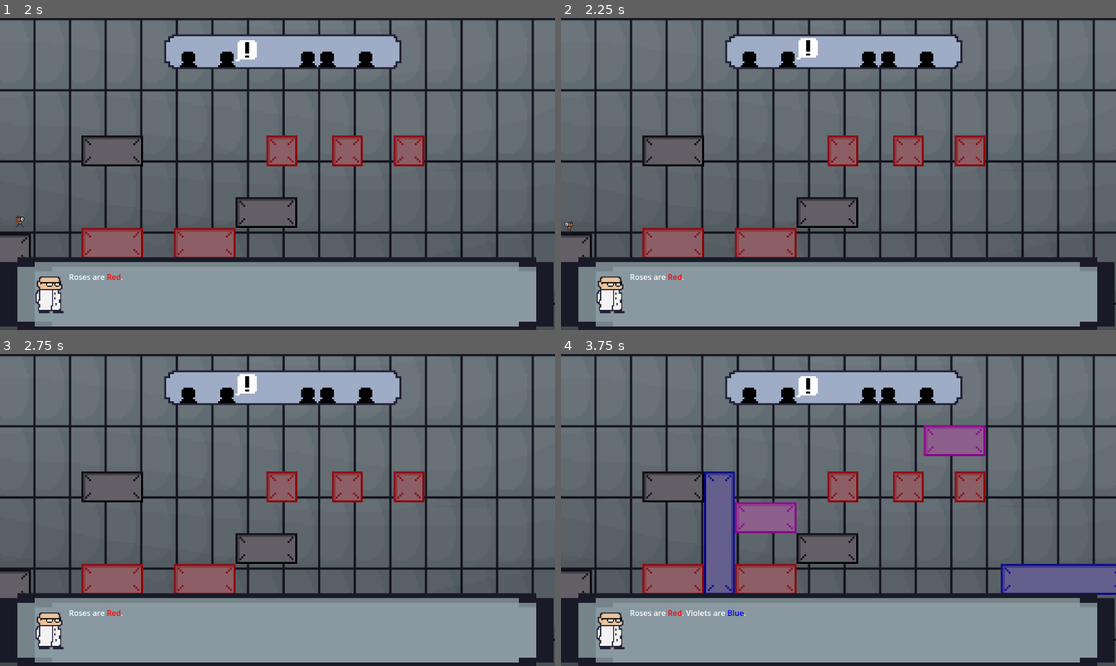
Above: before the commit, frames 1-4 (two rows, left to right).
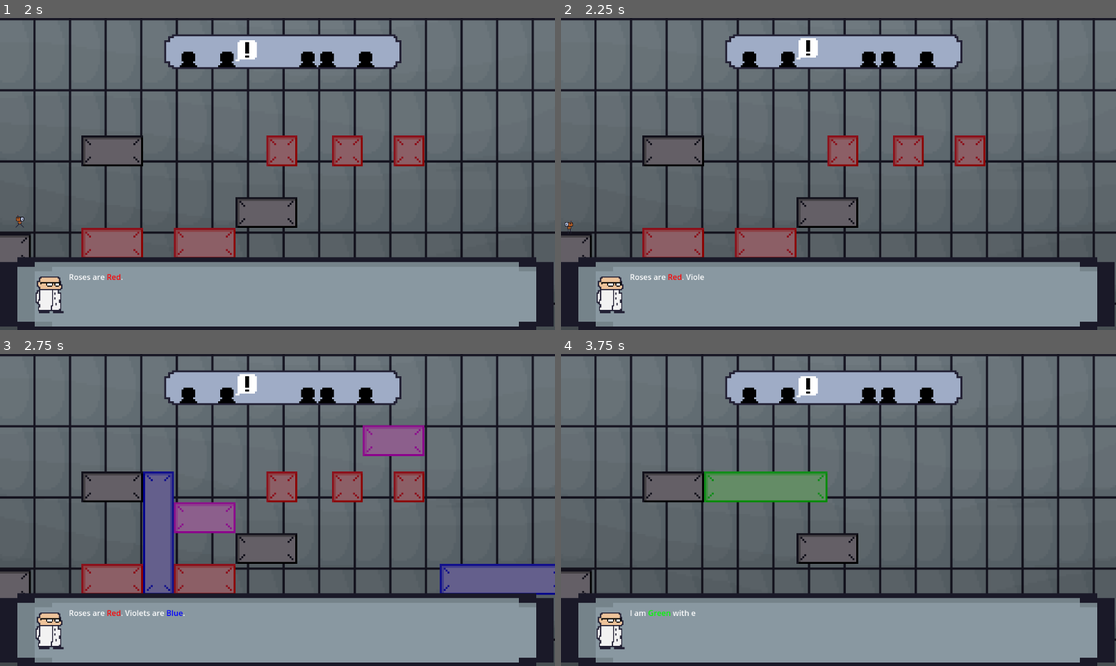
Above: after the commit, the same moments.

Repository: Gamnraa/gmtk2025
Game: Godot game, scene res://MainScene.tscn
The game is run twice, just before and just after one commit, with the same random seed, the same clock (stepped at 60 frames per second) and the same inputs.
Inputs:
- Up to frame 1 (2 s): tap Enter (enter) at 0.5, 0.6, 1.35 s; hold D (right) from 0.53 s (still down); tap Space (jump) at 0.77, 1.52 s
- Up to frame 2 (2.25 s): release D (right) at 2.03 s; hold A (left) from 2.03 s (still down); tap Enter (enter) at 2.1 s
- Up to frame 3 (2.75 s): keep holding A (left)
- Up to frame 4 (3.75 s): release A (left) at 2.78 s; hold D (right) from 2.78 s (still down); tap Enter (enter) at 2.85, 3.6 s; tap Space (jump) at 3.02 s

Frame 1 is identical in both runs. In frame 2, less than 0.1% of the frame differs, in the area x 22-26%, y 81-84%; in frame 3, 6.5%; in frame 4, 12%, in the area x 12-100%, y 22-84%.

Commit message:
Dialogue 4 + changes to base wait time

Diff:
--- a/Scripts/dialogue_box.gd
+++ b/Scripts/dialogue_box.gd
@@ -17,27 +17,27 @@
 		["SET", "The trees that provide us with oxygen, the vegetables we consume: Green."],
 		["PROMPT", true],
 		["SET", "The final primary color, additively: Blue."],
-		["DELAY", 0.25],
+		["DELAY", 1],
 		["ADD", " The water we drink."],
-		["DELAY", 0.25],
+		["DELAY", 1],
 		["ADD", " It is essential to our very exisence."],
 		["PROMPT", true],
 	],
 	[
 		["SET", "Red..."],
-		["DELAY", .33],
+		["DELAY", 1.08],
 		["ADD", " Green..."],
-		["DELAY", .33],
+		["DELAY", 1.08],
 		["SET_IMMEDIATE", "Green..."],
-		["DELAY", .15],
+		["DELAY", .90],
 		["ADD", " Blue..."],
 		["PROMPT", true],
 		["SET", "These colors, Red,"],
-		["DELAY", .20],
+		["DELAY", .95],
 		["ADD", " Green,"],
-		["DELAY", .40],
+		["DELAY", 1.15],
 		["ADD", " Blue."],
-		["DELAY", 1.25],
+		["DELAY", 2.00],
 		["ADD", " Surround us at all times."],
 		["PROMPT", true],
 	],
@@ -52,8 +52,33 @@
 		["DELAY", .44],
 		["SET_IMMEDIATE", "My poetry must make you Red with rage!"],
 		["ADD", " Or maybe I've got you feeling a little Blue!"],
-		["DELAY", .22]
-	]
+		["DELAY", .22],
+	],
+		["SET", "Red "],
+		["DELAY", .25],
+		["ADD", "Green "],
+		["DELAY", .25],
+		["ADD", "Blue "],
+		["SET", "Red "],
+		["DELAY", .25],
+		["ADD", "Green "],
+		["DELAY", .25],
+		["ADD", "Blue "],
+		["SET", "Red "],
+		["DELAY", .25],
+		["ADD", "Green "],
+		["DELAY", .25],
+		["ADD", "Blue "],
+		["SET", "Red "],
+		["DELAY", .25],
+		["ADD", "Green "],
+		["DELAY", .25],
+		["ADD", "Blue "],
+		["SET", "Red "],
+		["DELAY", .25],
+		["ADD", "Green "],
+		["DELAY", .25],
+		["ADD", "Blue "],
 ]
 
 var commands = {
@@ -101,7 +126,7 @@
 	dx -= delta
 	if should_parse and dx <= 0:
 		parsed_message += current_message[parsed_message.length()]
-		if current_message.match(parsed_message): pause(1)
+		if current_message.match(parsed_message): pause(.25)
 		$RichTextLabel.text = parsed_message.replace("Red", "[color=red]Red[/color]").replace("Green", "[color=green]Green[/color]").replace("Blue", "[color=blue]Blue[/color]")
 		validate_state()
 
@@ -127,13 +152,13 @@
 func begin_dialog():
 	$AnimationPlayer.play("Appear")
 	dial_index = 0
-	#Global.TheScene.get_node("Window").play("Talking")
+	#Global.TheScene.get_node("Window").play("talking")
 
 func end_dialog():
 	$AnimationPlayer.play_backwards("Appear")
 	should_parse = false
 	Global.State = Global.NONE
-	#Global.TheScene.get_node("Window").play("Idle")
+	#Global.TheScene.get_node("Window").play("idle")
 
 func set_message(text):
 	current_message = text
